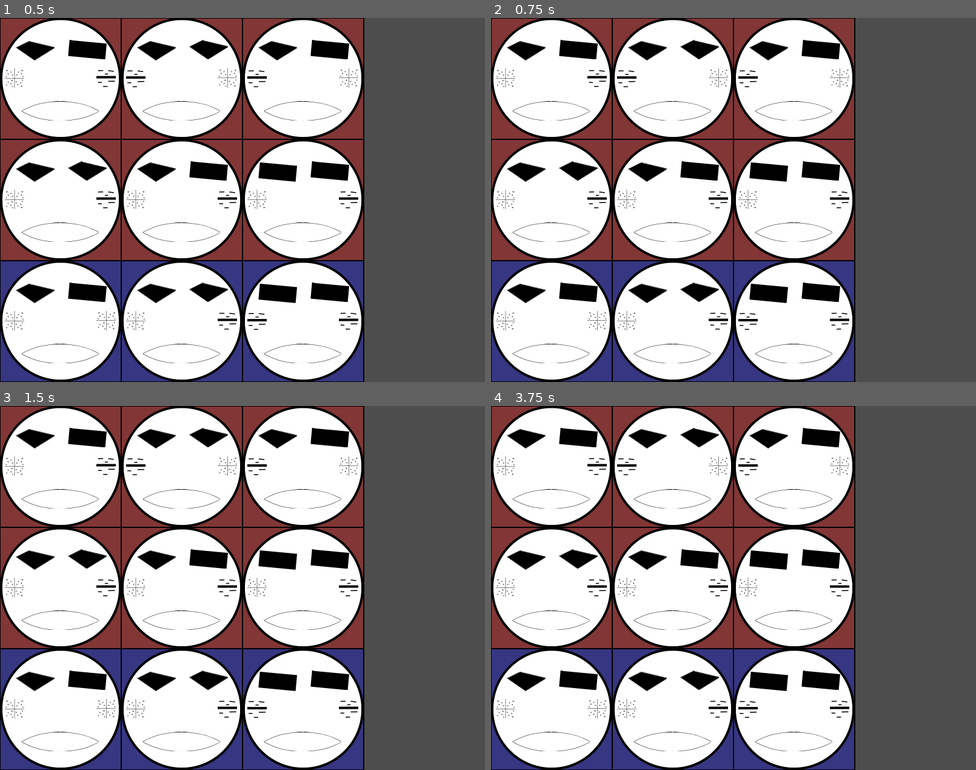
Above: before the commit, frames 1-4 (two rows, left to right).
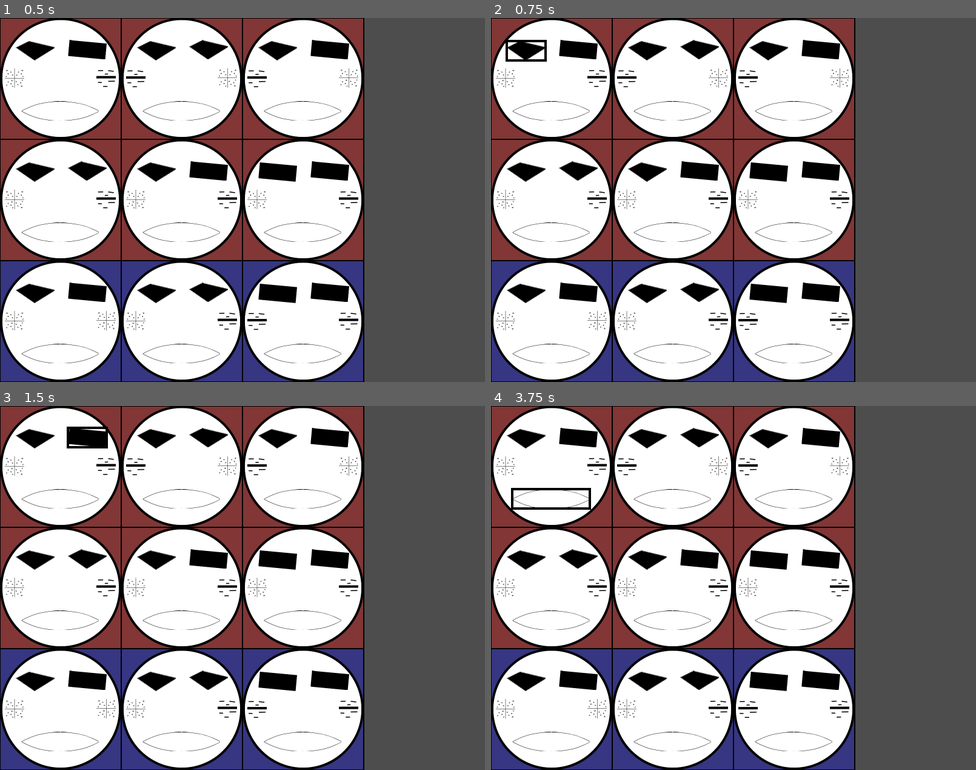
Above: after the commit, the same moments.

Repository: JonathanGeoffroy/maskarade
Game: Godot game, scene res://game.tscn
Same seed, same stepped clock (60 frames per second), same inputs: the game is played once before the commit and once after it.
Inputs (mouse positions are in pixels of both pictures, inside the frame that each line leads up to):
- Up to frame 1 (0.5 s): no input
- Up to frame 2 (0.75 s): tap Enter at 0.5 s; move the mouse to (524, 50) at 0.52 s; click (524, 50) at 0.67 s
- Up to frame 3 (1.5 s): tap Space at 1.25 s; move the mouse to (87, 438) at 1.27 s; click (87, 438) at 1.42 s
- Up to frame 4 (3.75 s): tap Enter at 2, 3.5 s; move the mouse to (505, 467) at 2.02 s; click (505, 467) at 2.17 s; tap Space at 2.75 s; move the mouse to (597, 467) at 2.77 s; click (597, 467) at 2.92 s; move the mouse to (549, 500) at 3.52 s; click (549, 500) at 3.67 s

Frame 1 is identical in both runs. In frame 2, 0.2% of the frame differs, in the area x 3-12%, y 6-12%; in frame 3, 0.1%; in frame 4, 0.3%, in the area x 4-21%, y 22-29%.

Commit message:
chore: display simple selector

Diff:
--- a/game.gd
+++ b/game.gd
@@ -1,16 +1,17 @@
 class_name Game
 extends Node2D
 
-var selected_piece: Piece;
+var selected_piece: Piece
 
 
 func _enter_tree():
-	get_tree().connect("node_added", Callable(self, "_on_node_added"));
+	get_tree().connect("node_added", Callable(self, "_on_node_added"))
+
 
 func _on_node_added(child: Node):
 	if child.is_in_group("Piece"):
-		child.connect("piece_selected", _on_piece_selected);
+		child.connect("piece_selected", _on_piece_selected)
 
 
 func _on_piece_selected(piece: Piece):
-	selected_piece = piece;
+	selected_piece = piece
--- a/game.tscn
+++ b/game.tscn
@@ -1,9 +1,12 @@
-[gd_scene load_steps=3 format=3 uid="uid://d10njt6vcd5ub"]
+[gd_scene load_steps=4 format=3 uid="uid://d10njt6vcd5ub"]
 
 [ext_resource type="PackedScene" uid="uid://bm74wrnjb384a" path="res://grid.tscn" id="1_80nbo"]
 [ext_resource type="Script" uid="uid://ddpgkp3n4fry0" path="res://game.gd" id="1_feb5d"]
+[ext_resource type="PackedScene" uid="uid://b7ud6ab6f1r15" path="res://selector.tscn" id="3_feb5d"]
 
 [node name="Game" type="Node2D"]
 script = ExtResource("1_feb5d")
 
 [node name="Grid" parent="." instance=ExtResource("1_80nbo")]
+
+[node name="Selector" parent="." instance=ExtResource("3_feb5d")]
--- a/grid.gd
+++ b/grid.gd
@@ -9,15 +9,17 @@
 
 var grid: Array = []
 
+
 func _ready():
 	_init_grid()
 	set_process_input(true)
 
+
 func _init_grid():
-	var width = SIZE / COLS;
-	var height = SIZE / ROWS;
+	var width = SIZE / COLS
+	var height = SIZE / ROWS
 
-	var mask: Mask;
+	var mask: Mask
 
 	grid.clear()
 	for r in range(ROWS):
@@ -31,12 +33,13 @@
 			row_arr.append(mask)
 		grid.append(row_arr)
 
+
 func _draw():
 	var cell_w = SIZE / COLS
 	var cell_h = SIZE / ROWS
 
 	for r in range(ROWS):
-		var color = Color(1, 0, 0, 0.3) if (r < 2)  else Color(0, 0, 1, 0.3)
+		var color = Color(1, 0, 0, 0.3) if (r < 2) else Color(0, 0, 1, 0.3)
 		for c in range(COLS):
 			var rect = Rect2(Vector2(c * cell_w, r * cell_h), Vector2(cell_w, cell_h))
 			draw_rect(rect, color, true)
--- a/mask.gd
+++ b/mask.gd
@@ -1,6 +1,6 @@
 class_name Mask
 extends Node2D
 
-signal mask_selected(mask: Mask);
+signal mask_selected(mask: Mask)
 
 static var SIZE := 400.0
--- a/piece/eye.gd
+++ b/piece/eye.gd
@@ -1,17 +1,15 @@
 class_name Eye
 extends Piece
 
-var attack_texture = preload("res://assets/eye_atk.png");
-var defense_texture = preload("res://assets/eye_def.png");
+var attack_texture = preload("res://assets/eye_atk.png")
+var defense_texture = preload("res://assets/eye_def.png")
 
 @export var kind: EyeKind
 
-enum EyeKind {
-	ATTACK,
-	DEFENSE
-}
+enum EyeKind { ATTACK, DEFENSE }
+
 
 func _ready() -> void:
-	var kind = EyeKind.ATTACK if randi_range(0, 1) == 0 else EyeKind.DEFENSE;
+	var kind = EyeKind.ATTACK if randi_range(0, 1) == 0 else EyeKind.DEFENSE
 
-	%Sprite2D.texture = attack_texture if kind == EyeKind.ATTACK else defense_texture;
+	%Sprite2D.texture = attack_texture if kind == EyeKind.ATTACK else defense_texture
--- a/piece/eye.tscn
+++ b/piece/eye.tscn
@@ -6,12 +6,11 @@
 [sub_resource type="RectangleShape2D" id="RectangleShape2D_dchfj"]
 size = Vector2(129, 64)
 
-[node name="Eye" instance=ExtResource("1_jd50y")]
+[node name="Eye" groups=["Eye"] instance=ExtResource("1_jd50y")]
 script = ExtResource("2_1rksh")
 kind = 0
 
 [node name="Sprite2D" parent="." index="0" groups=["Eye"]]
-unique_name_in_owner = true
 
 [node name="CollisionShape2D" parent="Area2D" index="0"]
 shape = SubResource("RectangleShape2D_dchfj")
--- a/piece/jowl.gd
+++ b/piece/jowl.gd
@@ -1,17 +1,15 @@
 class_name Jowl
 extends Piece
 
-var plus_texture = preload("res://assets/jowl_plus.png");
-var minus_texture = preload("res://assets/jowl_minus.png");
+var plus_texture = preload("res://assets/jowl_plus.png")
+var minus_texture = preload("res://assets/jowl_minus.png")
 
 @export var kind: JowlKind
 
-enum JowlKind {
-	PLUS,
-	MINUS
-}
+enum JowlKind { PLUS, MINUS }
+
 
 func _ready() -> void:
-	var kind = JowlKind.PLUS if randi_range(0, 1) == 0 else JowlKind.MINUS;
+	var kind = JowlKind.PLUS if randi_range(0, 1) == 0 else JowlKind.MINUS
 
-	%Sprite2D.texture = plus_texture if kind == JowlKind.PLUS else minus_texture;
+	%Sprite2D.texture = plus_texture if kind == JowlKind.PLUS else minus_texture
--- a/piece/jowl.tscn
+++ b/piece/jowl.tscn
@@ -7,12 +7,11 @@
 [sub_resource type="RectangleShape2D" id="RectangleShape2D_xqxxu"]
 size = Vector2(69, 64)
 
-[node name="Jowl" instance=ExtResource("1_4icxe")]
+[node name="Jowl" groups=["Jowl"] instance=ExtResource("1_4icxe")]
 script = ExtResource("2_v46qr")
 kind = 0
 
 [node name="Sprite2D" parent="." index="0" groups=["Jowl"]]
-unique_name_in_owner = true
 texture = ExtResource("3_xqxxu")
 
 [node name="CollisionShape2D" parent="Area2D" index="0"]
--- a/piece/mouth.tscn
+++ b/piece/mouth.tscn
@@ -6,9 +6,9 @@
 [sub_resource type="RectangleShape2D" id="RectangleShape2D_62w0a"]
 size = Vector2(257, 64)
 
-[node name="Piece" instance=ExtResource("1_613wf")]
+[node name="Mouth" groups=["Mouth"] instance=ExtResource("1_613wf")]
 
-[node name="Sprite2D" parent="." index="0" groups=["Mouth"]]
+[node name="Sprite2D" parent="." index="0"]
 texture = ExtResource("2_62w0a")
 
 [node name="CollisionShape2D" parent="Area2D" index="0"]
--- a/piece/piece.gd
+++ b/piece/piece.gd
@@ -3,6 +3,13 @@
 
 signal piece_selected(piece: Piece)
 
+
 func _on_piece_clicked(viewport: Node, event: InputEvent, shape_idx: int) -> void:
 	if event is InputEventMouseButton and event.pressed and event.button_index == MOUSE_BUTTON_LEFT:
 		emit_signal("piece_selected", self)
+
+
+func get_size() -> Vector2:
+	var sprite = %Sprite2D
+	var texture = sprite.texture
+	return texture.get_size() * sprite.scale
--- a/piece/piece.tscn
+++ b/piece/piece.tscn
@@ -6,10 +6,11 @@
 [sub_resource type="RectangleShape2D" id="RectangleShape2D_6byuq"]
 size = Vector2(129, 64)
 
-[node name="Piece" type="Node2D"]
+[node name="Piece" type="Node2D" groups=["Piece"]]
 script = ExtResource("1_6byuq")
 
-[node name="Sprite2D" type="Sprite2D" parent="." groups=["Mask"]]
+[node name="Sprite2D" type="Sprite2D" parent="."]
+unique_name_in_owner = true
 texture = ExtResource("1_l0ktr")
 centered = false
 
--- a/project.godot
+++ b/project.godot
@@ -10,7 +10,7 @@
 
 [application]
 
-config/name="maskarade"
+config/name="maskerade"
 run/main_scene="uid://d10njt6vcd5ub"
 config/features=PackedStringArray("4.4", "GL Compatibility")
 config/icon="res://icon.svg"
@@ -29,5 +29,5 @@
 
 [rendering]
 
-renderer/rendering_method="gl_compatibility"
-renderer/rendering_method.mobile="gl_compatibility"
+renderer/rendering_method.mobile="forward_plus"
+renderer/rendering_method.web="forward_plus"
--- /dev/null
+++ b/selector.gd
@@ -0,0 +1,15 @@
+class_name Selector
+extends Node2D
+
+@onready var game: Game = get_tree().current_scene
+
+
+func _process(delta):
+	queue_redraw()
+
+
+func _draw() -> void:
+	var piece := game.selected_piece
+
+	if piece != null:
+		draw_rect(Rect2(piece.global_position, piece.get_size() / 2), Color.BLACK, false, 4.0)
--- /dev/null
+++ b/selector.tscn
@@ -0,0 +1,6 @@
+[gd_scene load_steps=2 format=3 uid="uid://b7ud6ab6f1r15"]
+
+[ext_resource type="Script" uid="uid://d21qer2xvm3ew" path="res://selector.gd" id="1_2m6kw"]
+
+[node name="Selector" type="Node2D"]
+script = ExtResource("1_2m6kw")
Not shown, added: selector.gd.uid
